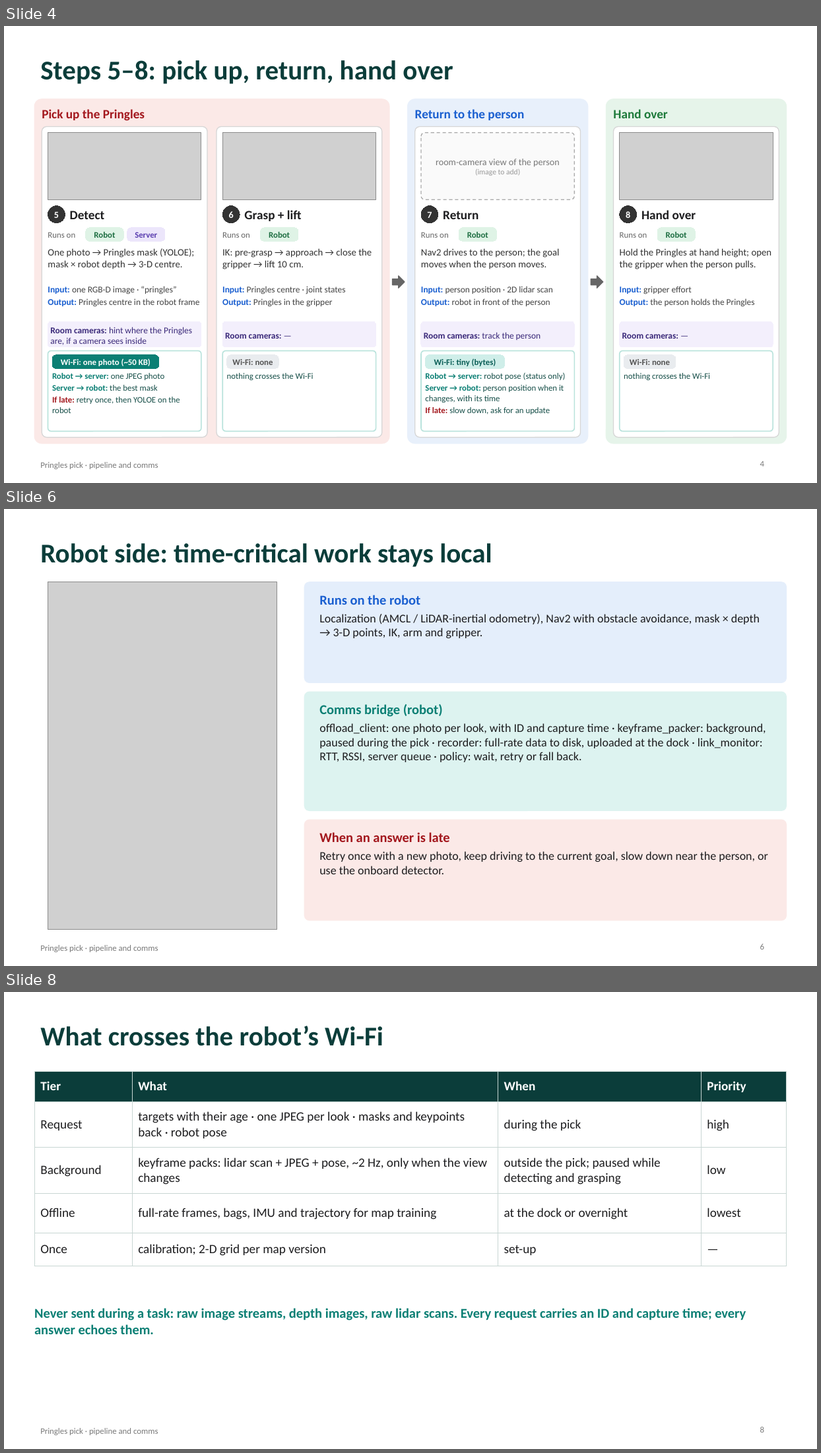
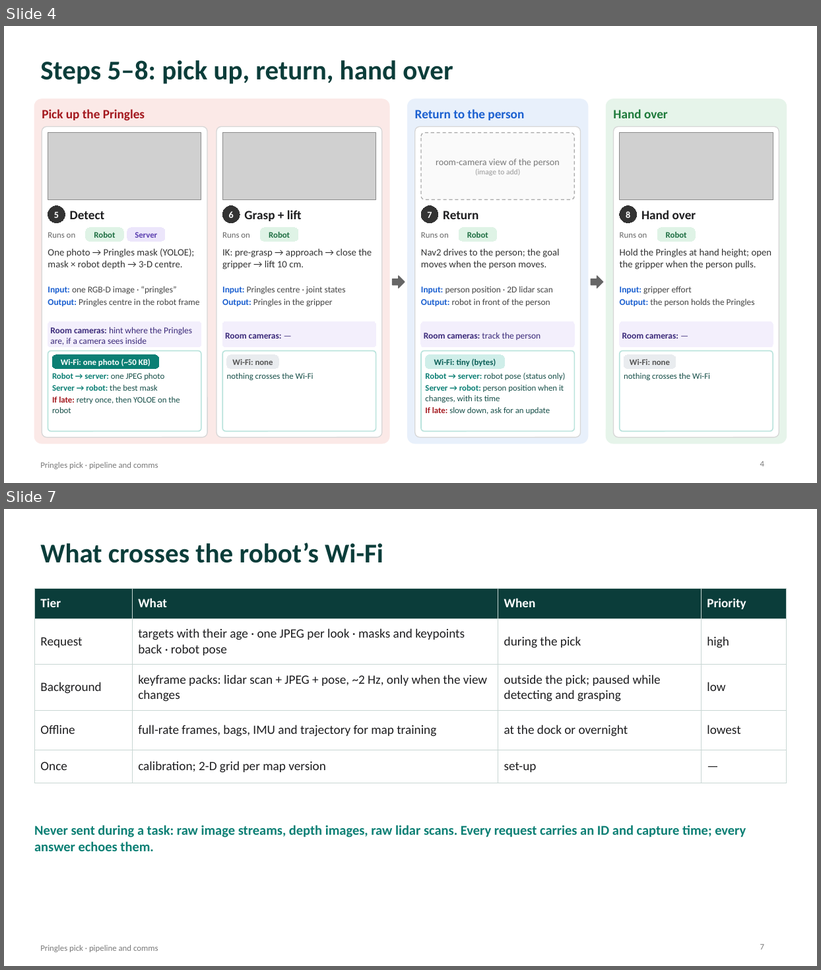
Before and after one commit to jorichee14/Others, a slide deck: value_scheduling/docs/Pringles_Pipeline_Architecture.pptx. Shown one above the other, each under a label of ours: slides 4, 6 and 8 before the commit, slides 4 and 7 after it; the slides between them are not shown. The pictures are 821x1453 and 821x970 pixels, drawn with LibreOffice and Linux fonts; fonts in the diff are those of the drawing; grey boxes stand for pictures. Boxes give left, top, right and bottom in pixels: in the first picture for what was removed or moved away, otherwise in the second. Text is boxed around its words. In the diff, an @@ line names an element or a change of style, - is before the commit and + after.

```diff
--- a/value_scheduling/docs/Pringles_Pipeline_Architecture.pptx
+++ b/value_scheduling/docs/Pringles_Pipeline_Architecture.pptx
@@ slide 6 removed at [4,509,817,966], background #FFFFFF; not listed: 1 template element that a slide beside it also shows @@
@@ title removed at [40,543,492,567] @@
-Robot side: time-critical work stays local
@@ picture removed at [48,582,277,930] @@
@@ rounded rectangle removed at [305,582,787,683] @@
@@ text removed at [319,595,760,638] @@
-Runs on the robot
-Localization (AMCL / LiDAR-inertial odometry), Nav2 with obstacle avoidance, mask × depth → 3-D points, IK, arm and gripper.
@@ rounded rectangle removed at [305,692,787,811] @@
@@ text removed at [319,704,766,762] @@
-Comms bridge (robot)
-offload_client: one photo per look, with ID and capture time · keyframe_packer: background, paused during the pick · recorder: full-rate data to disk, uploaded at the dock · link_monitor: RTT, RSSI, server queue · policy: wait, retry or fall back.
@@ rounded rectangle removed at [305,820,787,921] @@
@@ text removed at [319,832,768,875] @@
-When an answer is late
-Retry once with a new photo, keep driving to the current goal, slow down near the person, or use the onboard detector.
@@ page number removed at [760,944,764,950] @@
-6
@@ what was slide 8 is now slide 7 @@
@@ page number at [760,945,764,950]: text changed @@
-8
+7
```
Also in this commit, not shown: 2 slides added, 2 other slides removed, 1 other file.
